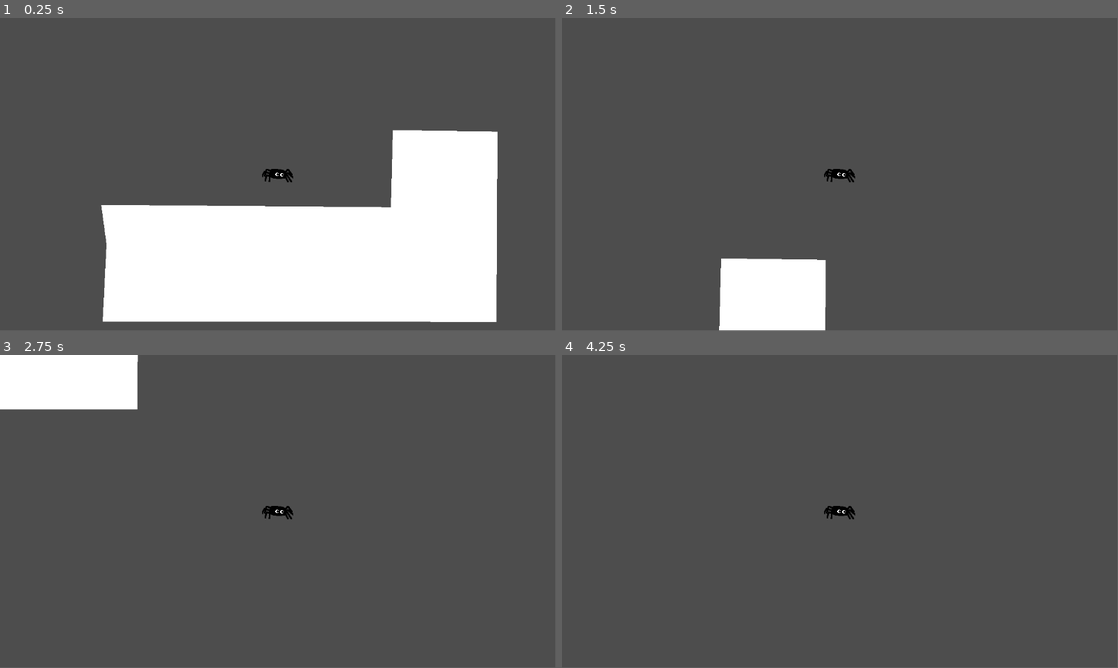
Above: before the commit, frames 1-4 (two rows, left to right).
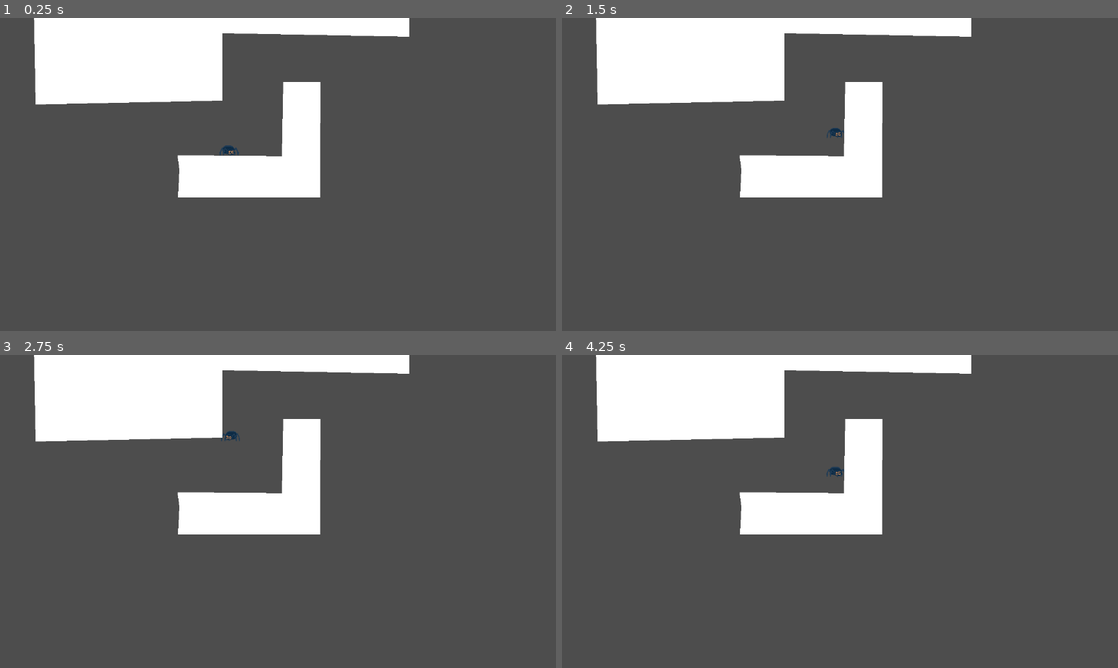
Above: after the commit, the same moments.

Repository: changedcharacter/KiwiJam2026-ThemeTBA
Game: Godot game, scene res://scripts/test_stage.tscn
Same seed, same stepped clock (60 frames per second), same inputs: the game is played once before the commit and once after it. Before the commit the project has no main scene; this scene is started directly in both runs.
Inputs (mouse positions are in pixels of both pictures, inside the frame that each line leads up to):
- Up to frame 1 (0.25 s): no input
- Up to frame 2 (1.5 s): move the mouse to (962, 158) at 0.52 s; hold W (jump) 0.53-1.28 s; hold Right (move_right) from 0.53 s (still down); click (962, 158) at 0.6 s; move the mouse to (728, 190) at 1.27 s; tap W (jump) at 1.35 s
- Up to frame 3 (2.75 s): tap W (jump) at 1.52, 1.82 s; click (166, 527) at 1.55 s; move the mouse to (333, 442) at 2.02 s; release Right (move_right) at 2.03 s; hold Left (move_left) from 2.03 s (still down); hold W (jump) from 2.03 s (still down); click (333, 442) at 2.1 s
- Up to frame 4 (4.25 s): move the mouse to (812, 574) at 2.77 s; release Left (move_left) at 2.78 s; release W (jump) at 2.78 s; hold Right (move_right) from 2.78 s (still down); click (812, 574) at 2.85 s; tap W (jump) at 3.02, 3.32 s; tap Enter at 3.5 s; move the mouse to (1006, 558) at 3.52 s; hold W (jump) from 3.53 s (still down)
The window is 799x449 before the commit and 800x450 after it. Grey fills any space a smaller window leaves; there, only what the larger window draws over its background counts as a difference.

The runs differ from the first frame. In frame 1, 47% of the frame differs, in the area x 6-90%, y 0-98%; in frame 2, 20%; in frame 3, 14%; in frame 4, 16%.

Commit message:
feat: added player grapple, added player idle animation

Diff:
--- a/project.godot
+++ b/project.godot
@@ -11,8 +11,19 @@
 [application]
 
 config/name="TBD"
+run/main_scene="uid://q5nod6u3by4n"
 config/features=PackedStringArray("4.6", "Forward Plus")
 config/icon="res://icon.svg"
+
+[display]
+
+window/size/viewport_width=1280
+window/size/viewport_height=720
+window/size/mode=3
+
+[global_group]
+
+player=""
 
 [input]
 
@@ -35,6 +46,11 @@
 , Object(InputEventKey,"resource_local_to_scene":false,"resource_name":"","device":-1,"window_id":0,"alt_pressed":false …(186 unchanged characters)…
 ]
 }
+grapple={
+"deadzone": 0.2,
+"events": [Object(InputEventMouseButton,"resource_local_to_scene":false,"resource_name":"","device":-1,"window_id":0,"alt_pressed":false,"shift_pressed":false,"ctrl_pressed":false,"meta_pressed":false,"button_mask":0,"position":Vector2(0, 0),"global_position":Vector2(0, 0),"factor":1.0,"button_index":1,"canceled":false,"pressed":false,"double_click":false,"script":null)
+]
+}
 
 [physics]
 
--- a/scripts/player.gd
+++ b/scripts/player.gd
@@ -1,19 +1,76 @@
 extends CharacterBody2D
 
-const max_speed: float = 600.0
-const accel: float = 2000.0
-const gravity: float = 1000.0
-const jump_velocity: float = -800.0
-const max_fall_velocity: float = 800.0
+@onready var sprite := $Sprite2D
+@onready var ray := $RayCast2D
+@onready var line := $Line2D
 
-func _physics_process(delta: float) -> void:
-	if velocity.y < max_fall_velocity:
-		velocity.y += gravity * delta
+const speed: float = 300.0
+const gravity = Vector2(0, 20.0)
+const jump_velocity: float = -400.0
+const max_fall_velocity: float = 400.0
+const min_grapple_length: float = 2.0
+const grapple_reel_in_rate: float = 1.0
+const grapple_damping: float = 0.05
 
-	if Input.is_action_pressed("jump") and is_on_floor():
-		velocity.y = jump_velocity
+var jumped := false
+var grapple_hooked = false
+var grapple_target: Vector2
+var grapple_length: float
 
+func _physics_process(_delta: float) -> void:
+	ray.look_at(get_global_mouse_position())
 	var direction = Input.get_axis("move_left", "move_right")
-	velocity.x = Vector2(velocity.x, 0).move_toward(Vector2(max_speed*direction, 0), accel*delta).x
+	if Input.is_action_just_pressed("grapple"):
+		_launch_grapple()
+	if Input.is_action_just_released("grapple"):
+		_retract_grapple()
+	_update_grapple()
+	_do_movement(direction)
+	_do_animation(direction)
+
+func _do_movement(direction):
+	if grapple_hooked:
+		var distance = global_position.distance_to(grapple_target)
+		if distance < grapple_length:
+			grapple_length = distance
+		else:
+			velocity += global_position.direction_to(grapple_target) * (distance - grapple_length) * (1 - grapple_damping)
+		velocity.x += 30 * direction
+	else:
+		velocity.x = speed * direction
+	velocity += gravity
+	velocity.y = min(velocity.y, max_fall_velocity)
+
+	if Input.is_action_pressed("jump") and \
+			not jumped and \
+			(is_on_floor() or grapple_hooked):
+		velocity.y += jump_velocity
+		_retract_grapple()
+		jumped = true
+	if Input.is_action_just_released("jump"):
+		jumped = false
 
 	move_and_slide()
+
+func _launch_grapple():
+	if not ray.is_colliding(): return
+	grapple_hooked = true
+	grapple_target = ray.get_collision_point()
+	grapple_length = global_position.distance_to(grapple_target)
+	line.visible = true
+
+func _retract_grapple():
+	grapple_hooked = false
+	line.visible = false
+
+func _update_grapple():
+	if not grapple_hooked: return
+	line.set_point_position(1, to_local(grapple_target))
+	grapple_length = max(min_grapple_length, grapple_length - grapple_reel_in_rate)
+
+func _do_animation(direction):
+	if direction > 0: sprite.flip_h = false
+	elif direction < 0: sprite.flip_h = true
+	if $Sprite2D/Timer.is_stopped():
+		sprite.frame = (sprite.frame + 1) % sprite.hframes
+		$Sprite2D/Timer.start()
--- a/scripts/player.tscn
+++ b/scripts/player.tscn
@@ -1,7 +1,7 @@
 [gd_scene format=3 uid="uid://cpwqbreluol6h"]
 
-[ext_resource type="Texture2D" uid="uid://dqv82xpeqrng2" path="res://assets/spider-placeholder.png" id="1_0s3u6"]
 [ext_resource type="Script" uid="uid://10e8vp60416q" path="res://scripts/player.gd" id="1_qm0ti"]
+[ext_resource type="Texture2D" uid="uid://bfmbhd4dhk4dx" path="res://assets/spider_idle.png" id="2_qm0ti"]
 
 [sub_resource type="CapsuleShape2D" id="CapsuleShape2D_qm0ti"]
 radius = 16.0
@@ -15,7 +15,19 @@
 shape = SubResource("CapsuleShape2D_qm0ti")
 
 [node name="Sprite2D" type="Sprite2D" parent="." unique_id=1697446378]
-position = Vector2(0, -6)
-texture = ExtResource("1_0s3u6")
+scale = Vector2(0.4, 0.4)
+texture = ExtResource("2_qm0ti")
+hframes = 4
 
-[node name="Camera2D" type="Camera2D" parent="." unique_id=806650409]
+[node name="Timer" type="Timer" parent="Sprite2D" unique_id=1260335044]
+wait_time = 0.15
+one_shot = true
+
+[node name="RayCast2D" type="RayCast2D" parent="." unique_id=93062322]
+target_position = Vector2(600, 0)
+
+[node name="Line2D" type="Line2D" parent="." unique_id=1700627591]
+visible = false
+z_index = -1
+points = PackedVector2Array(0, 0, 0, 0)
+width = 2.0
--- a/scripts/test_stage.tscn
+++ b/scripts/test_stage.tscn
@@ -5,11 +5,27 @@
 [node name="TestStage" type="Node2D" unique_id=632125430]
 
 [node name="Player" parent="." unique_id=1352617234 instance=ExtResource("1_ny0e7")]
+position = Vector2(527, 291)
+scale = Vector2(0.8, 0.8)
 
 [node name="StaticBody2D" type="StaticBody2D" parent="." unique_id=552329463]
+position = Vector2(585, 443)
+scale = Vector2(0.4, 0.4)
+metadata/_edit_group_ = true
 
 [node name="Polygon2D" type="Polygon2D" parent="StaticBody2D" unique_id=721507100]
-polygon = PackedVector2Array(-355, 179, -363, 339, 454, 340, 456, -55, 239, -58, 235, 102, -366, 97)
+polygon = PackedVector2Array(892.4999, -1159.9999, 892.4999, -999.9999, -182.5, -1019.9999, -182.5, -632.4999, -1257.4999, -609.99994, -1267.4999, -1164.9999)
 
 [node name="CollisionPolygon2D" type="CollisionPolygon2D" parent="StaticBody2D" unique_id=140959922]
-polygon = PackedVector2Array(-355, 179, -363, 339, 454, 340, 456, -55, 239, -58, 235, 102, -366, 97)
+polygon = PackedVector2Array(892.4999, -1159.9999, 892.4999, -999.9999, -182.5, -1019.9999, -182.5, -632.4999, -1257.4999, -609.99994, -1267.4999, -1164.9999)
+
+[node name="StaticBody2D2" type="StaticBody2D" parent="." unique_id=960939049]
+position = Vector2(555, 277)
+scale = Vector2(0.4, 0.4)
+metadata/_edit_group_ = true
+
+[node name="Polygon2D" type="Polygon2D" parent="StaticBody2D2" unique_id=994299788]
+polygon = PackedVector2Array(-355, 179, -363, 339, 454, 340, 457.5, -324.99994, 242.5, -324.99994, 235, 102, -366, 97)
+
+[node name="CollisionPolygon2D" type="CollisionPolygon2D" parent="StaticBody2D2" unique_id=864353633]
+polygon = PackedVector2Array(-355, 179, -363, 339, 454, 340, 457.5, -324.99994, 242.5, -324.99994, 235, 102, -366, 97)
Binary file added: assets/spider_idle.png
Not shown, added: assets/spider_idle.png.import
